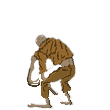
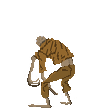
Layered file, before and after one edit (110×110). Changes by layer:
painted on "레이어 2" over left=26, top=34, right=76, bottom=109
